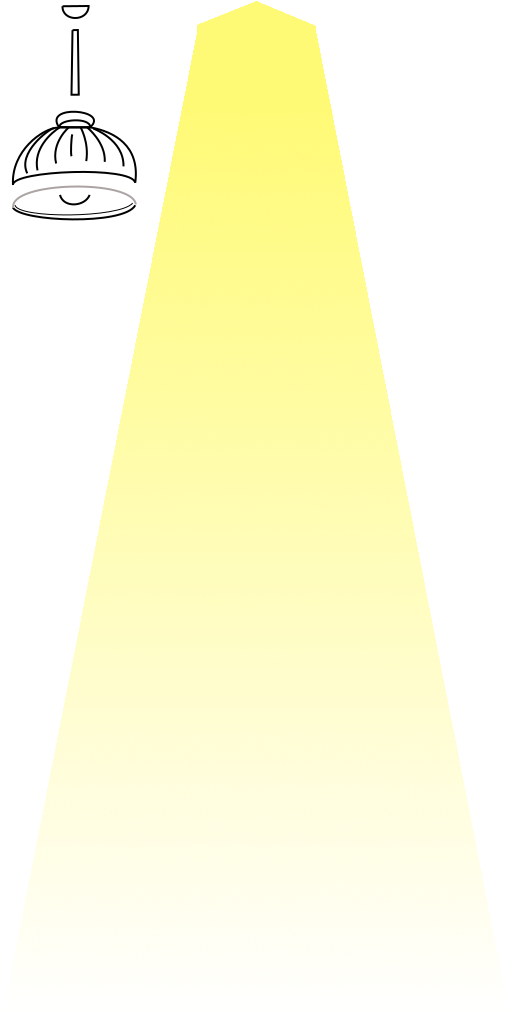
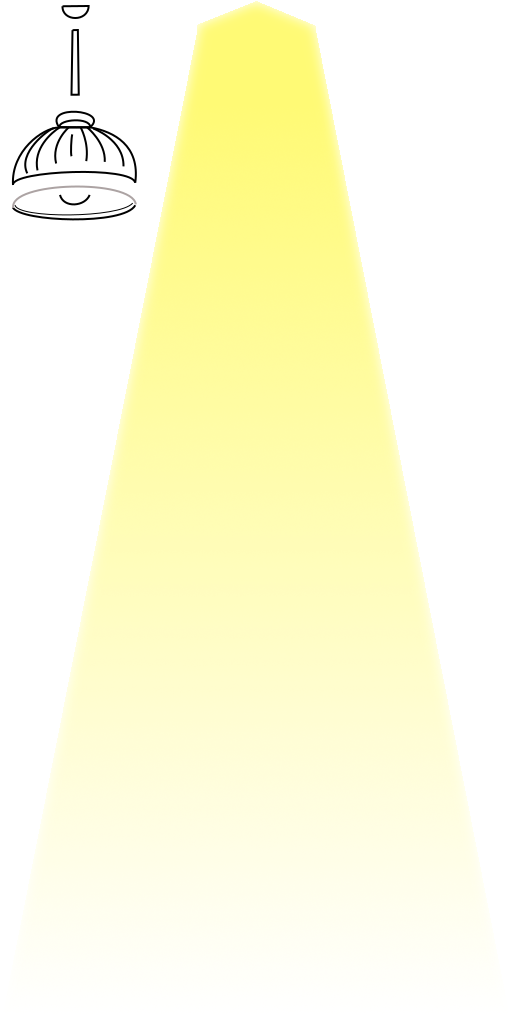
Revision of a layered 512 x 1024 image; what changed, layer by layer:
painted on "LightyellowLight" over [9, 1, 503, 982]
